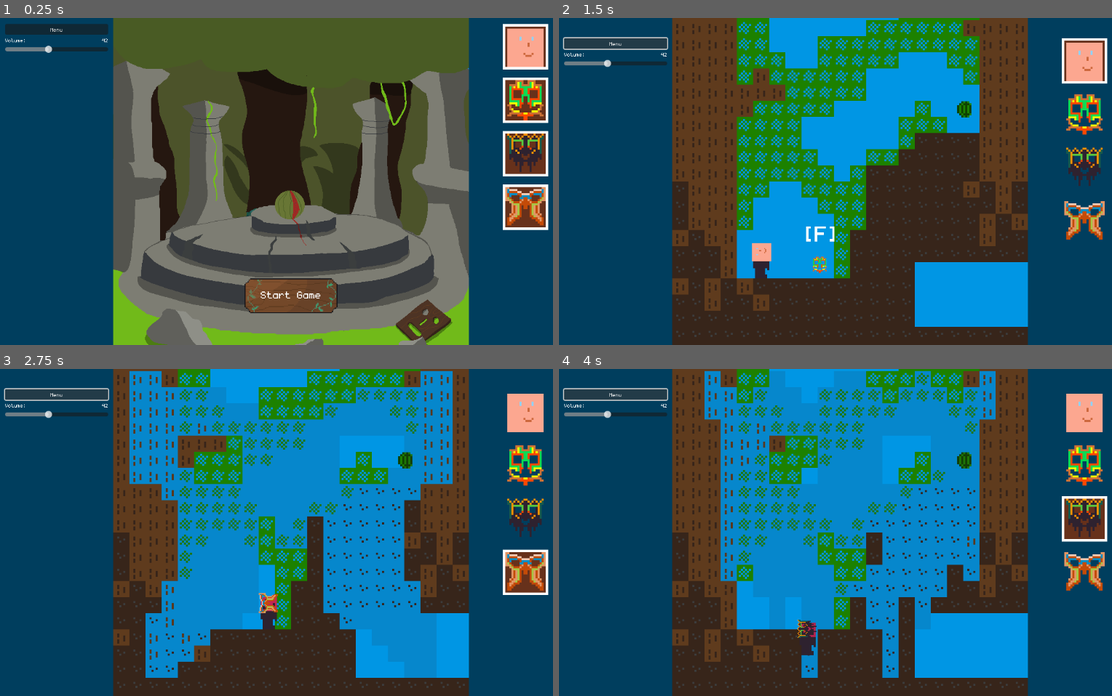
Above: before the commit, frames 1-4 (two rows, left to right).
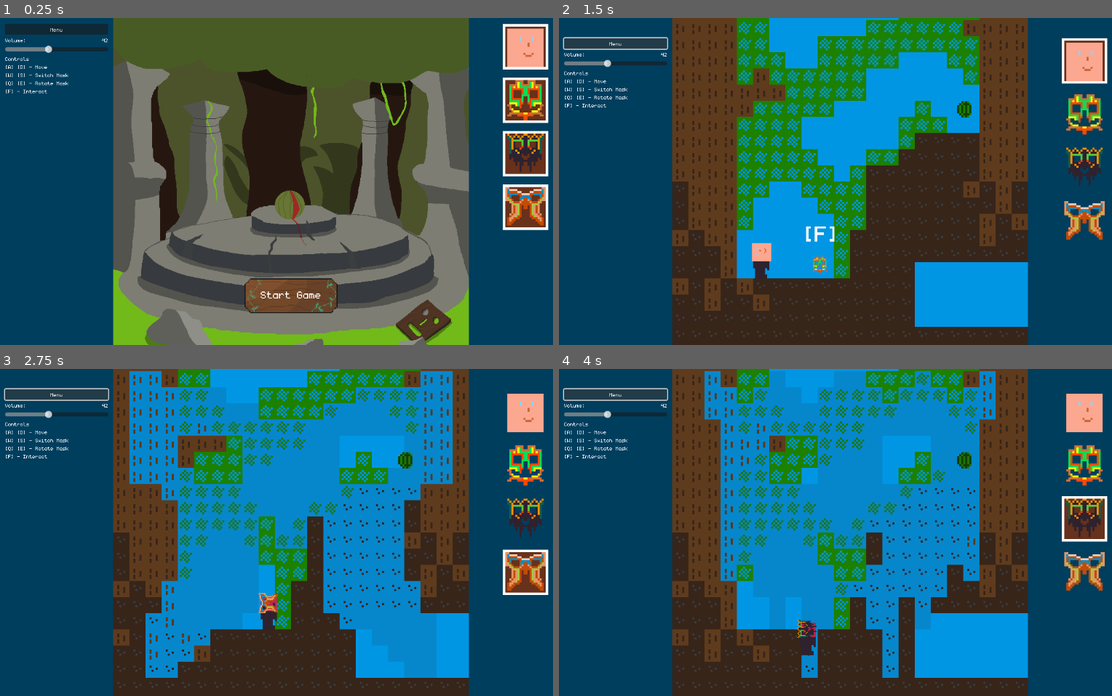
Above: after the commit, the same moments.

Repository: MightyLuu/rotatethatmaskinthejunglegame
Game: Godot game, scene res://assets/game_scene.tscn
Two runs of this game, one before a commit and one after it. Both use one fixed random seed, a clock stepped at 60 frames per second and the inputs below.
Inputs:
- Up to frame 1 (0.25 s): no input
- Up to frame 2 (1.5 s): click "Start Game" at 0.5 s; click "Menu" at 1.25 s
- Up to frame 3 (2.75 s): hold D (move_right) from 2.03 s (still down); tap F (pick_up) at 2.1 s; tap W (switch_mask_up) at 2.27 s
- Up to frame 4 (4 s): tap F (pick_up) at 2.85, 3.6 s; tap W (switch_mask_up) at 3.02 s; release D (move_right) at 3.53 s; hold A (move_left) from 3.53 s (still down)

The runs differ from the first frame. In frame 1, 0.2% of the frame differs, in the area x 0-47%, y 12-61%; in frame 2, 0.2%; in frame 3, 0.2%; in frame 4, 0.2%.

Commit message:
main menu fix

Diff:
--- a/assets/menus/main_menu.tscn
+++ b/assets/menus/main_menu.tscn
@@ -127,6 +127,17 @@
 layout_mode = 2
 theme = SubResource("Theme_30wg0")
 value = 42.0
+
+[node name="VBoxContainer" type="VBoxContainer" parent="HBoxContainer/Left/MarginContainer2/VBoxContainer"]
+layout_mode = 2
+
+[node name="Label" type="Label" parent="HBoxContainer/Left/MarginContainer2/VBoxContainer/VBoxContainer"]
+layout_mode = 2
+text = "Controls
+[A] [D] - Move
+[W] [S] - Switch Mask
+[Q] [E] - Rotate Mask
+[F] - Interact"
 
 [node name="DebugContent" type="VBoxContainer" parent="HBoxContainer/Left/MarginContainer2/VBoxContainer" groups=["debug_area"]]
 visible = false
Not shown: 1 places in assets/menus/main_menu.tscn that only renumber resources
Binary file changed: assets/menus/mainmenu.aseprite
Binary file changed: assets/menus/mainmenu.png
